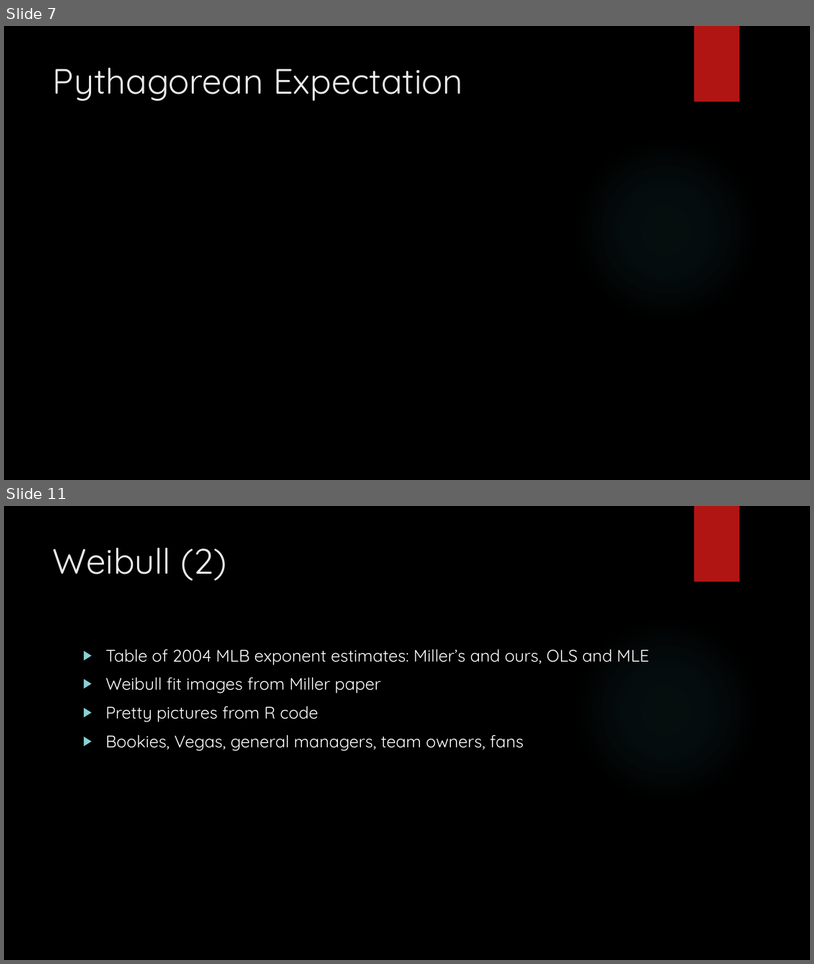
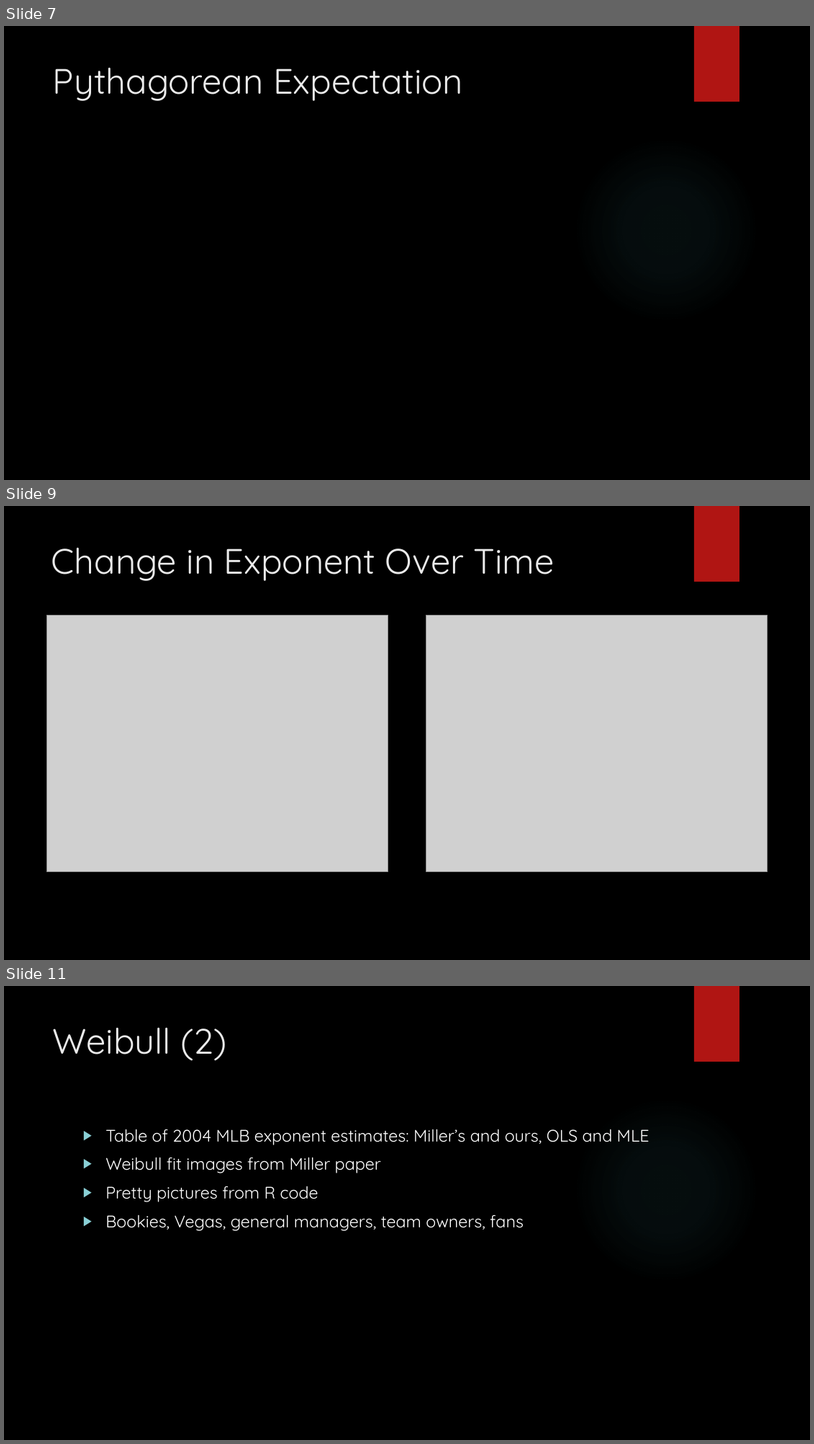
Before and after one commit to mindonly/sta631-project, a slide deck: ProjectPres.pptx. Shown one above the other, each under a label of ours: slides 7 and 11 before the commit, slides 7, 9 and 11 after it; the slides between them are not shown. The pictures are 814x964 and 814x1444 pixels, drawn with LibreOffice and Linux fonts; fonts in the diff are those of the drawing; grey boxes stand for pictures; background and template pictures are left out. Boxes give left, top, right and bottom in pixels: in the first picture for what was removed or moved away, otherwise in the second. Text is boxed around its words. In the diff, an @@ line names an element or a change of style, - is before the commit and + after.

```diff
--- a/ProjectPres.pptx
+++ b/ProjectPres.pptx
@@ slide 9 added at <box>4,506,810,960</box>, background picture (left out); not listed: 1 template element that a slide beside it also shows @@
@@ title added at <box>52,547,555,581</box>, 42 pt, text #EBEBEB @@
+Change in Exponent Over Time
@@ picture added at <box>47,615,388,872</box> @@
@@ picture added at <box>427,615,768,871</box> @@
```
Also in this commit, not shown: 5 slides changed, 3 other slides added, 4 slides removed.
